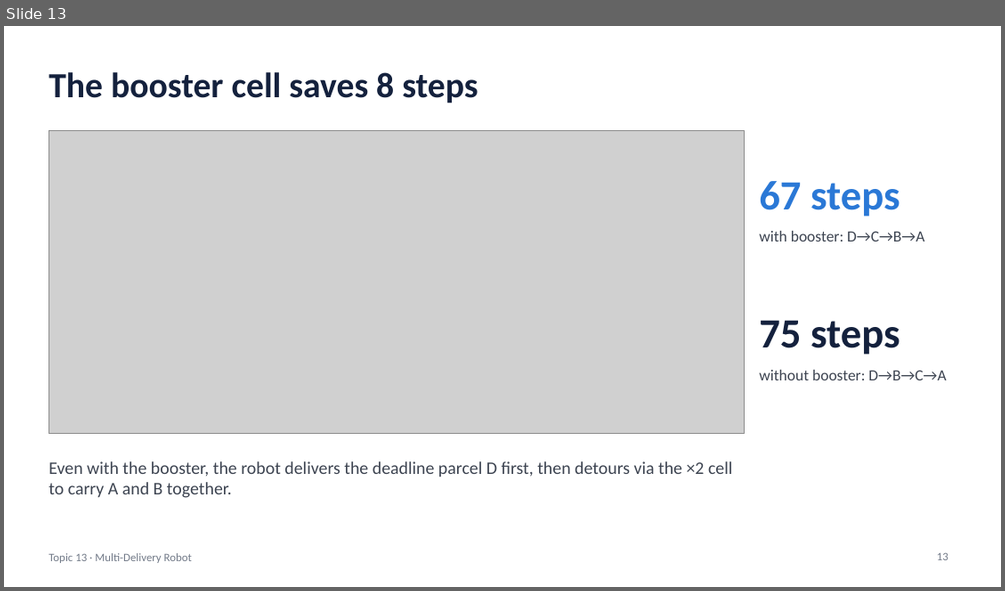
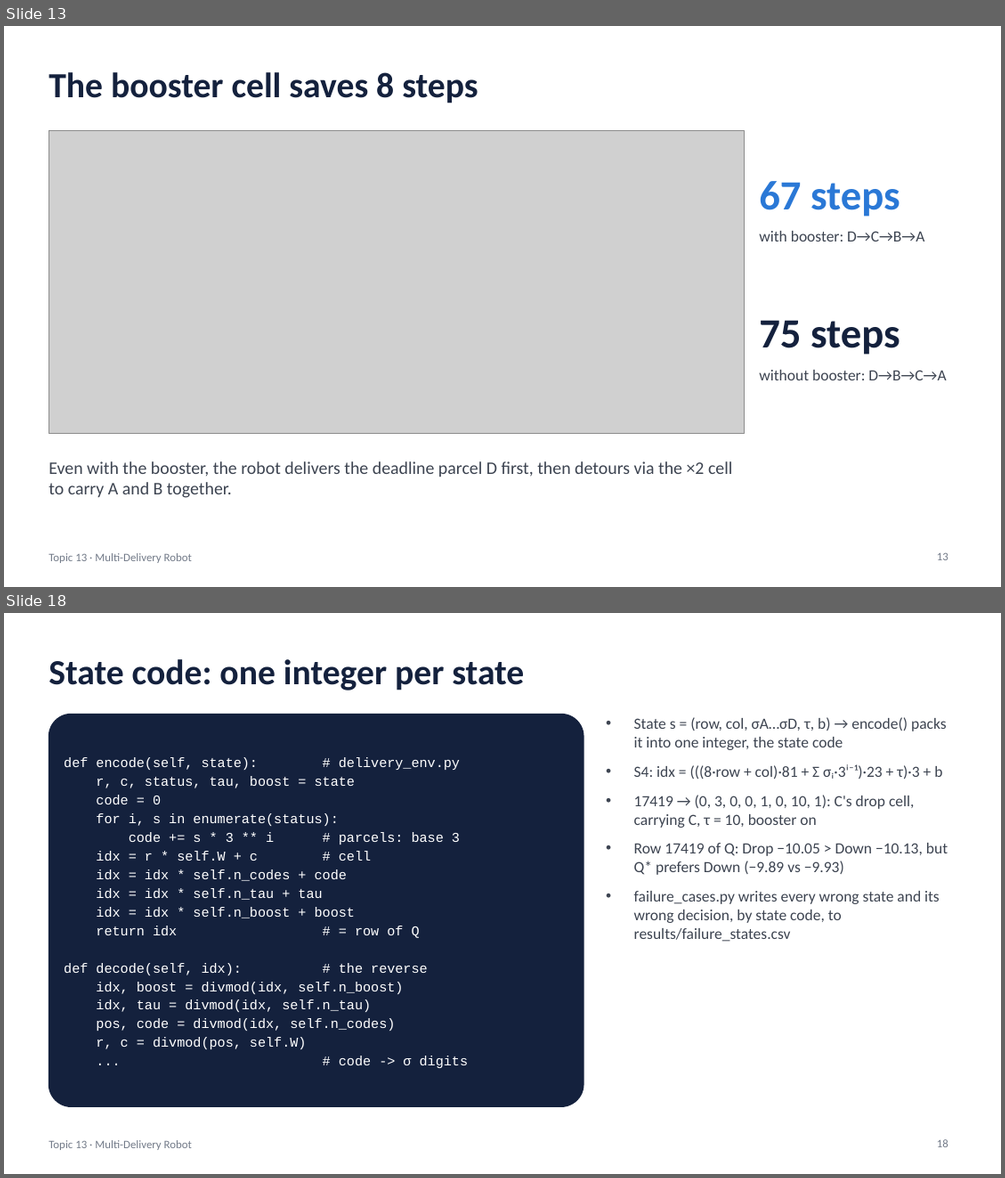
Before and after one commit to Qwup2112/multi-delivery-robot-rl, a slide deck: Nguyen_Quang_Trungg-22011211/Slides_Topic13_MultiDeliveryRobot.pptx. Shown one above the other, each under a label of ours: slide 13 before the commit, slides 13 and 18 after it; the slides between them are not shown. The pictures are 1005x591 and 1005x1178 pixels, drawn with LibreOffice and Linux fonts; fonts in the diff are those of the drawing; grey boxes stand for pictures. Boxes give left, top, right and bottom in pixels: in the first picture for what was removed or moved away, otherwise in the second. Text is boxed around its words. In the diff, an @@ line names an element or a change of style, - is before the commit and + after.

```diff
--- a/Nguyen_Quang_Trungg-22011211/Slides_Topic13_MultiDeliveryRobot.pptx
+++ b/Nguyen_Quang_Trungg-22011211/Slides_Topic13_MultiDeliveryRobot.pptx
@@ slide 18 added at <box>4,613,1001,1174</box>, background #FFFFFF; not listed: 1 template element that a slide beside it also shows @@
@@ title added at <box>48,659,524,690</box>, 34 pt, text #14213D, bold @@
+State code: one integer per state
@@ rounded rectangle added at <box>48,714,583,1107</box>, fill #14213D, outline #14213D 1 pt @@
@@ text added at <box>634,717,947,941</box>, 15 pt, text #3D4451 @@
+• State s = (row, col, σA…σD, τ, b) → encode() packs it into one integer, the state code
+• S4: idx = (((8·row + col)·81 + Σ σᵢ·3ⁱ⁻¹)·23 + τ)·3 + b
+• 17419 → (0, 3, 0, 0, 1, 0, 10, 1): C's drop cell, carrying C, τ = 10, booster on
+• Row 17419 of Q: Drop −10.05 > Down −10.13, but Q* prefers Down (−9.89 vs −9.93)
+• failure_cases.py writes every wrong state and its wrong decision, by state code, to results/failure_states.csv
@@ text added at <box>64,757,468,1068</box>, 13 pt, text #FFFFFF @@
+def encode(self, state): # delivery_env.py
+r, c, status, tau, boost = state
+code = 0
+for i, s in enumerate(status):
+code += s * 3 ** i # parcels: base 3
+idx = r * self.W + c # cell
+idx = idx * self.n_codes + code
+idx = idx * self.n_tau + tau
+idx = idx * self.n_boost + boost
+return idx # = row of Q
+def decode(self, idx): # the reverse
+idx, boost = divmod(idx, self.n_boost)
+idx, tau = divmod(idx, self.n_tau)
+pos, code = divmod(idx, self.n_codes)
+r, c = divmod(pos, self.W)
+... # code -> σ digits
@@ page number added at <box>937,1139,948,1147</box>, 11 pt, text #737B89 @@
+18
```
Also in this commit, not shown: 3 slides changed, 5 other slides added, 2 other files.
